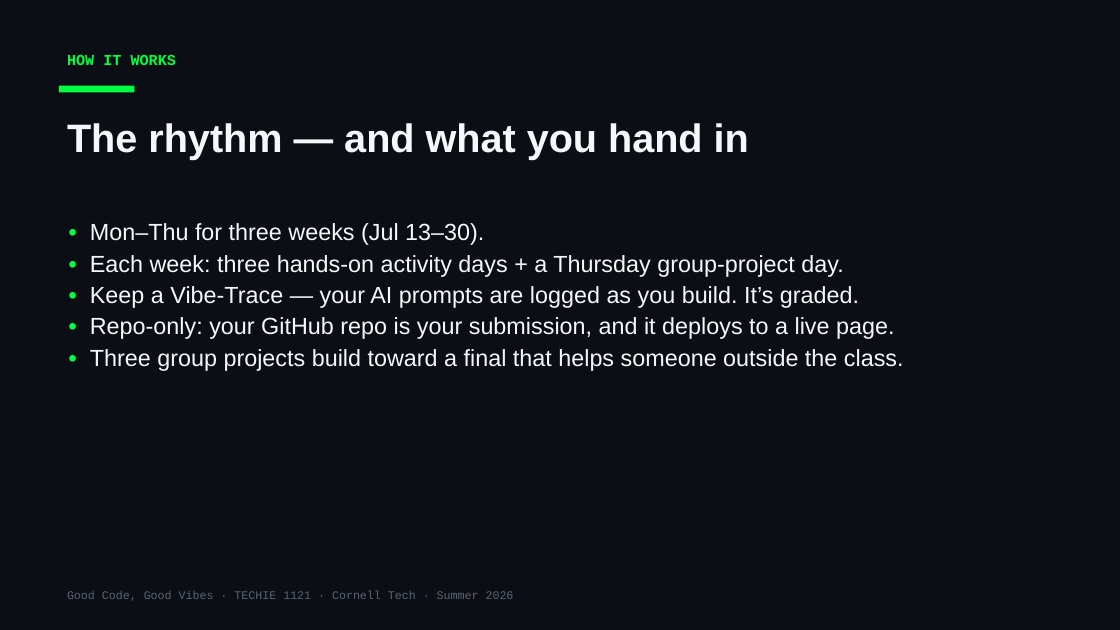
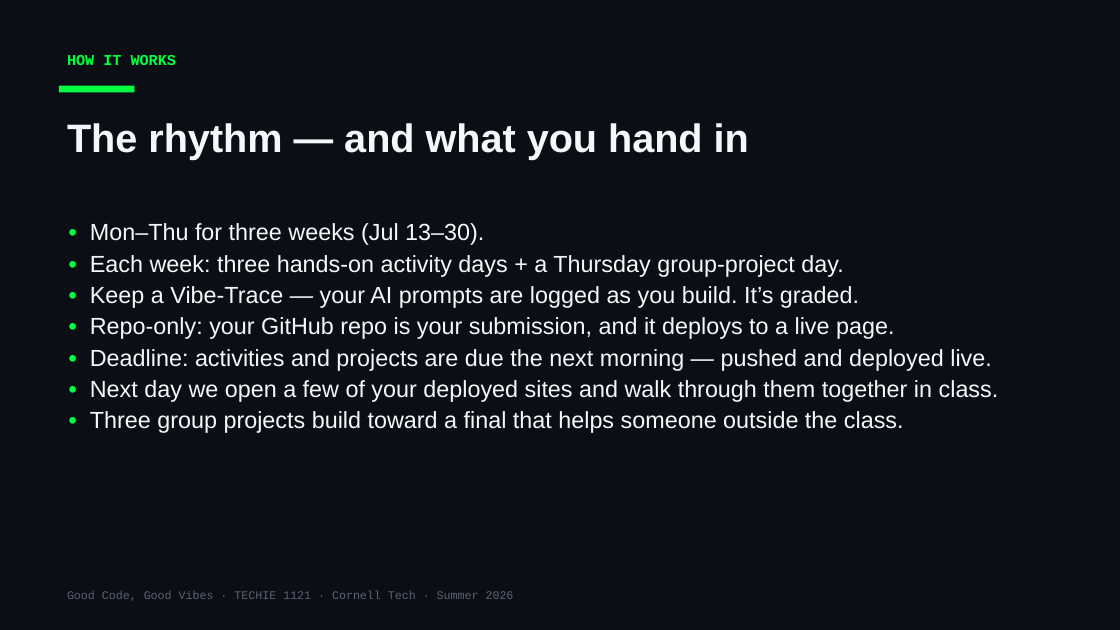
Before and after one commit to Cornell-Tech-Vibe-Coding-Summer-2026/website, a slide deck: slide 3 of slides/Intro-Good-Code-Good-Vibes.pptx. Drawn at 1120x630 pixels with LibreOffice and Linux fonts; fonts in the diff are those of the drawing. Boxes give left, top, right and bottom in pixels: in the first picture for what was removed or moved away, otherwise in the second. Text is boxed around its words. In the diff, an @@ line names an element or a change of style, - is before the commit and + after.

```diff
--- a/slides/Intro-Good-Code-Good-Vibes.pptx
+++ b/slides/Intro-Good-Code-Good-Vibes.pptx
@@ text at bbox=[90, 349, 999, 402]: paragraphs added @@
+• Deadline: activities and projects are due the next morning — pushed and deployed live.
+• Next day we open a few of your deployed sites and walk through them together in class.
```
Also in this commit, not shown: 2 other files.
